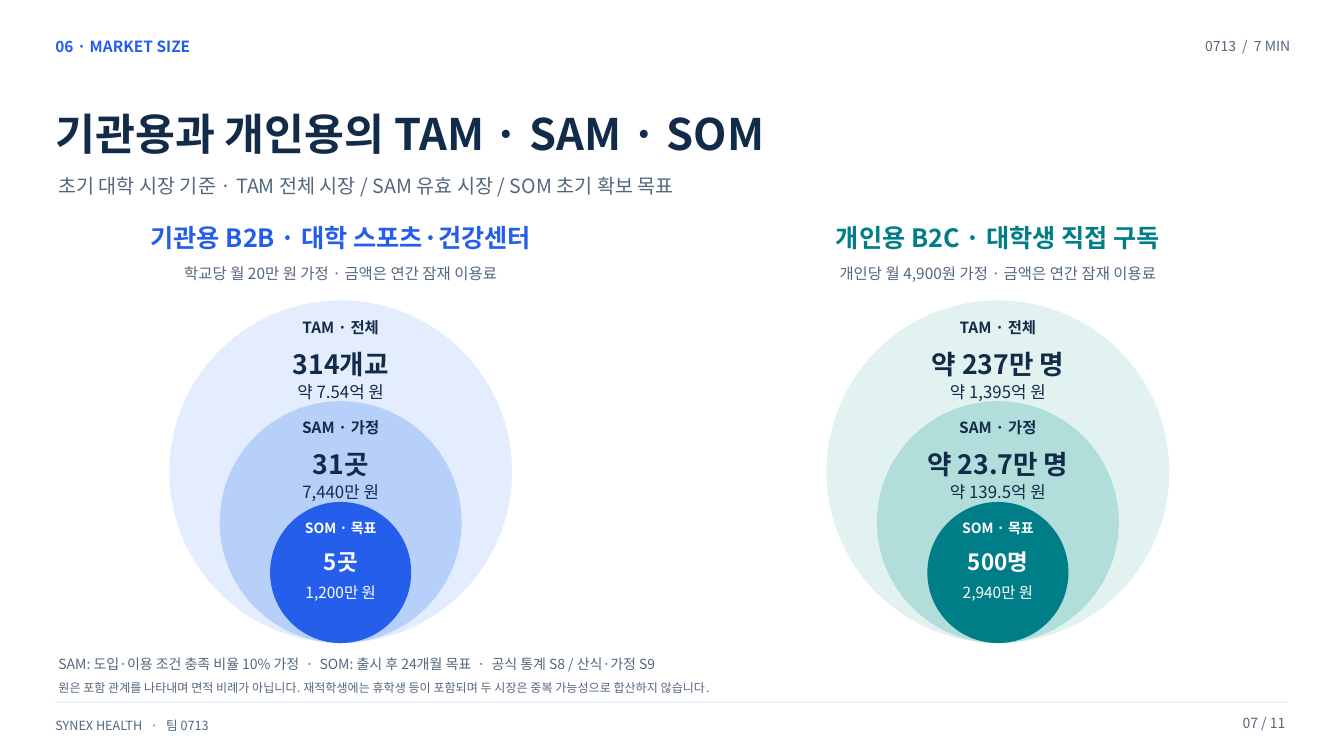
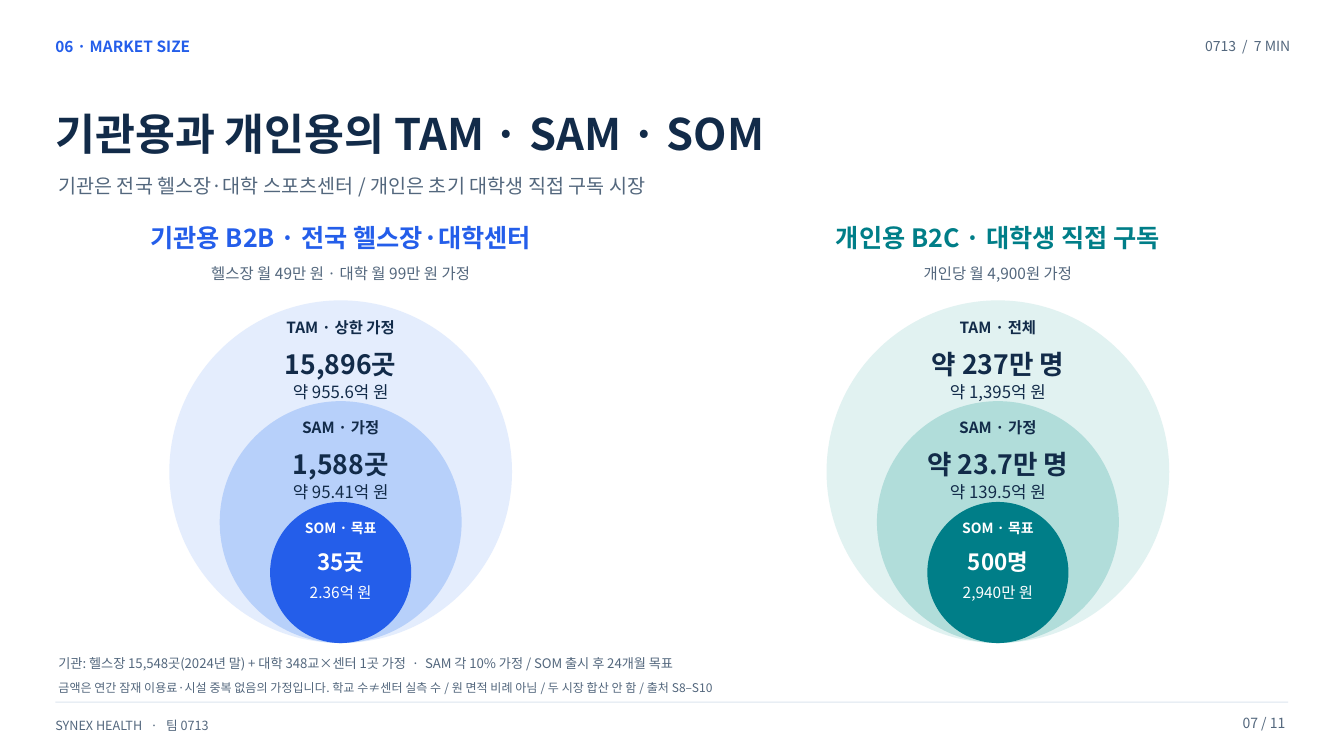
Before and after one commit to hundol047/Synex-Health, a slide deck: slide 7 of docs/pitch-0713/files/Synex_0713_7min.pptx. Drawn at 1344x756 pixels with LibreOffice and Linux fonts; fonts in the diff are those of the drawing. Boxes give left, top, right and bottom in pixels: in the first picture for what was removed or moved away, otherwise in the second. Text is boxed around its words. In the diff, an @@ line names an element or a change of style, - is before the commit and + after.

```diff
--- a/docs/pitch-0713/files/Synex_0713_7min.pptx
+++ b/docs/pitch-0713/files/Synex_0713_7min.pptx
@@ text at <box>58,176,645,195</box>: text changed @@
-초기 대학 시장 기준 · TAM 전체 시장 / SAM 유효 시장 / SOM 초기 확보 목표
+기관은 전국 헬스장·대학 스포츠센터 / 개인은 초기 대학생 직접 구독 시장
@@ text at <box>151,225,531,250</box>: text changed @@
-기관용 B2B · 대학 스포츠·건강센터
+기관용 B2B · 전국 헬스장·대학센터
@@ text at <box>211,266,470,280</box>: text changed @@
-학교당 월 20만 원 가정 · 금액은 연간 잠재 이용료
+헬스장 월 49만 원 · 대학 월 99만 원 가정
@@ text at <box>924,266,1072,282</box>: text changed @@
-개인당 월 4,900원 가정 · 금액은 연간 잠재 이용료
+개인당 월 4,900원 가정
@@ text at <box>286,320,394,335</box>: text changed @@
-TAM · 전체
+TAM · 상한 가정
@@ text at <box>285,353,396,380</box>: text changed @@
-314개교
+15,896곳
@@ text at <box>293,384,388,403</box>: text changed @@
-약 7.54억 원
+약 955.6억 원
@@ text at <box>293,453,389,480</box>: text changed @@
-31곳
+1,588곳
@@ text at <box>293,484,388,503</box>: text changed @@
-7,440만 원
+약 95.41억 원
@@ text at <box>317,552,364,572</box>: text changed @@
-5곳
+35곳
@@ text at <box>310,585,371,600</box>: text changed @@
-1,200만 원
+2.36억 원
@@ text at <box>58,657,673,671</box>: text changed; size 10 to 9.4 pt @@
-SAM: 도입·이용 조건 충족 비율 10% 가정 · SOM: 출시 후 24개월 목표 · 공식 통계 S8 / 산식·가정 S9
+기관: 헬스장 15,548곳(2024년 말) + 대학 348교×센터 1곳 가정 · SAM 각 10% 가정 / SOM 출시 후 24개월 목표
@@ text at <box>58,682,713,693</box>: text changed @@
-원은 포함 관계를 나타내며 면적 비례가 아닙니다. 재적학생에는 휴학생 등이 포함되며 두 시장은 중복 가능성으로 합산하지 않습니다.
+금액은 연간 잠재 이용료·시설 중복 없음의 가정입니다. 학교 수≠센터 실측 수 / 원 면적 비례 아님 / 두 시장 합산 안 함 / 출처 S8–S10
```
Also in this commit, not shown: 2 other slides changed, 15 other files.
